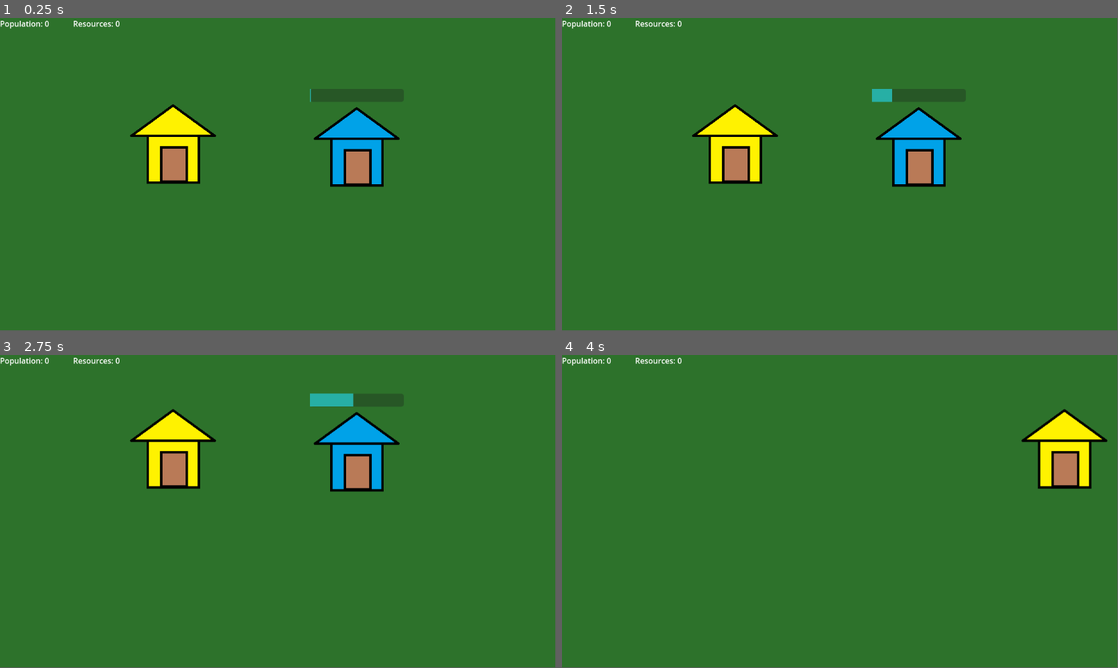
Above: before the commit, frames 1-4 (two rows, left to right).
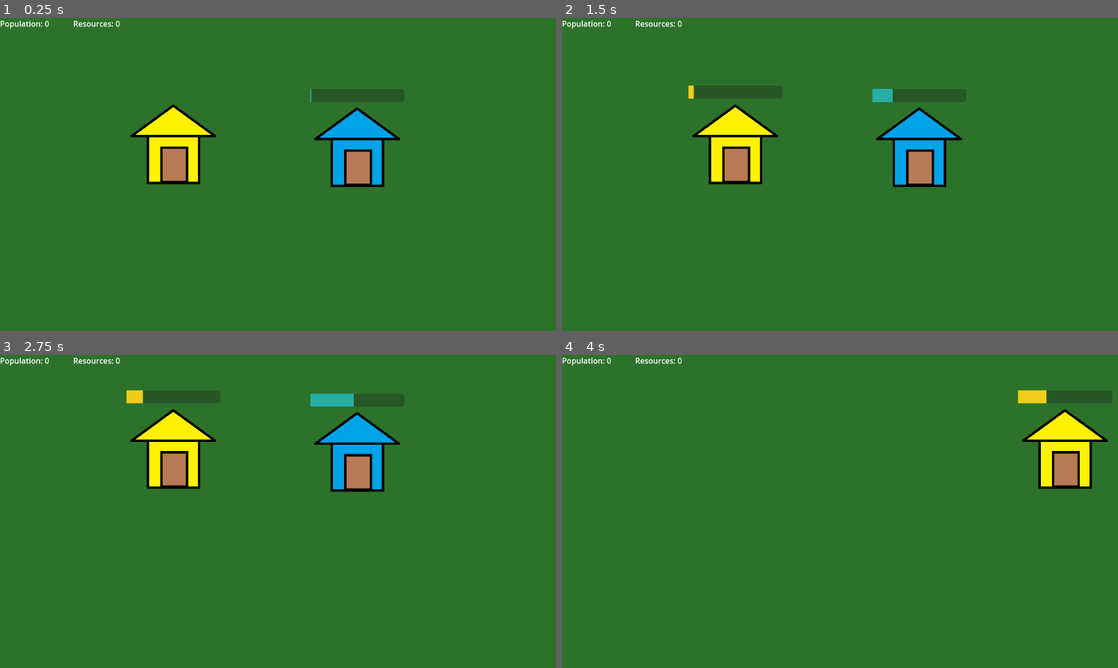
Above: after the commit, the same moments.

Repository: slowingwand28/Godot-Projects
Game: Godot game, scene res://World/world.tscn
Two runs of this game, one before a commit and one after it. Both use one fixed random seed, a clock stepped at 60 frames per second and the inputs below. The project has no main scene, so this scene is started directly.
Inputs (mouse positions are in pixels of both pictures, inside the frame that each line leads up to):
- Up to frame 1 (0.25 s): no input
- Up to frame 2 (1.5 s): tap Enter at 0.5 s; move the mouse to (734, 158) at 0.52 s; press the mouse at (734, 158) at 0.53 s; release the mouse at (734, 158) at 1.25 s; click (867, 174) at 1.25 s, where only the run after the commit has a clickable "No"
- Up to frame 3 (2.75 s): tap Space at 2 s; move the mouse to (166, 527) at 2.02 s; tap S (Camera Down) at 2.1 s; click (166, 527) at 2.3 s
- Up to frame 4 (4 s): tap Enter at 2.75 s; move the mouse to (895, 442) at 2.77 s; hold A (Camera Left) 2.78-3.53 s; click (895, 442) at 3.05 s; move the mouse to (812, 574) at 3.52 s; tap D (Camera Right) at 3.6 s; click (812, 574) at 3.8 s
In our replay, the window is 799x449 before the commit and 800x450 after it. These sizes can differ from the game's own. Grey fills any space a smaller window leaves; there, only what the larger window draws over its background counts as a difference.

The runs differ from the first frame. In frame 1, 0.6% of the frame differs, in the area x 13-72%, y 0-54%; in frame 2, 1.3%; in frame 3, 1.3%; in frame 4, 1.1%.
Error before the commit: Parse Error: Too few arguments for "connect()" call. Expected at least 2 but received 1. (res://Faction1/Buildings/Test)
Error after the commit: Invalid operands 'Nil' and 'int' in operator '>='. (res://Faction1/Buildings/Test)

Commit message:
still working on unit spawn timer

Diff:
--- a/rts-game/Faction1/Buildings/Test unit spawner/unit_spawner.gd
+++ b/rts-game/Faction1/Buildings/Test unit spawner/unit_spawner.gd
@@ -2,19 +2,27 @@
 
 var mouseEntered = false
 @onready var select = $Box
+@onready var bar = $ProgressBar
+@onready var timer = $Timer
 var selected = false
 var maxTime = 100
+var currTime
 
 @onready var menu = preload("res://Game/Menus/unit_spawn_menu.tscn")
+@onready var unit = preload("res://Faction1/Units/Test unit/unit.tscn")
 
 func _process(delta: float) -> void:
 	select.visible = selected
+	if currTime >= maxTime:
+		timer.stop()
+		bar.visible = false
+		spawnUnit()
 
 func _input(event: InputEvent) -> void:
 	if (event.is_action_pressed("LeftClick")) and (mouseEntered == true):
 		selected = !selected
 		if selected == true:
-			spawnUnit()
+			openMenu()
 
 func _on_mouse_entered() -> void:
 	mouseEntered = true
@@ -22,14 +30,23 @@
 func _on_mouse_exited() -> void:
 	mouseEntered = false
 
-func spawnUnit():
+func openMenu():
 	var path = get_tree().get_root().get_node("World/UI")
 	if not path.has_node("Unit Spawn Menu"):
 		var spawnMenu = menu.instantiate()
-		spawnMenu.connect("yes_pressed", )
 		spawnMenu.housePos = position
 		path.add_child(spawnMenu)
+		spawnMenu.yes_pressed.connect(startTimer())
 
+func startTimer():
+	currTime = 0
+	bar.visible = true
+	timer.start()
 
 func _on_timer_timeout() -> void:
-	pass # Replace with function body.
+	currTime += 1
+	var tween = get_tree().create_tween()
+	tween.tween_property(bar, "value", currTime, 0.5).set_trans(Tween.TRANS_LINEAR)
+
+func spawnUnit():
+	pass
--- a/rts-game/Game/Menus/unit_spawn_menu.gd
+++ b/rts-game/Game/Menus/unit_spawn_menu.gd
@@ -22,7 +22,7 @@
 	#path.add_child(newUnit)
 	#Game.resorces -= unitCost
 	#worldPath.get_units()
-	yes_pressed.emit()
+	emit_signal("yes_pressed")
 
 
 func _on_no_pressed() -> void:
--- a/rts-game/project.godot
+++ b/rts-game/project.godot
@@ -17,6 +17,11 @@
 [autoload]
 
 Game="*res://Game/Game.gd"
+
+[display]
+
+window/size/mode=2
+window/stretch/mode="viewport"
 
 [global_group]
 
@@ -69,3 +74,7 @@
 "events": [Object(InputEventKey,"resource_local_to_scene":false,"resource_name":"","device":-1,"window_id":0,"alt_press …(192 unchanged characters)…
 ]
 }
+
+[rendering]
+
+textures/canvas_textures/default_texture_filter=0
